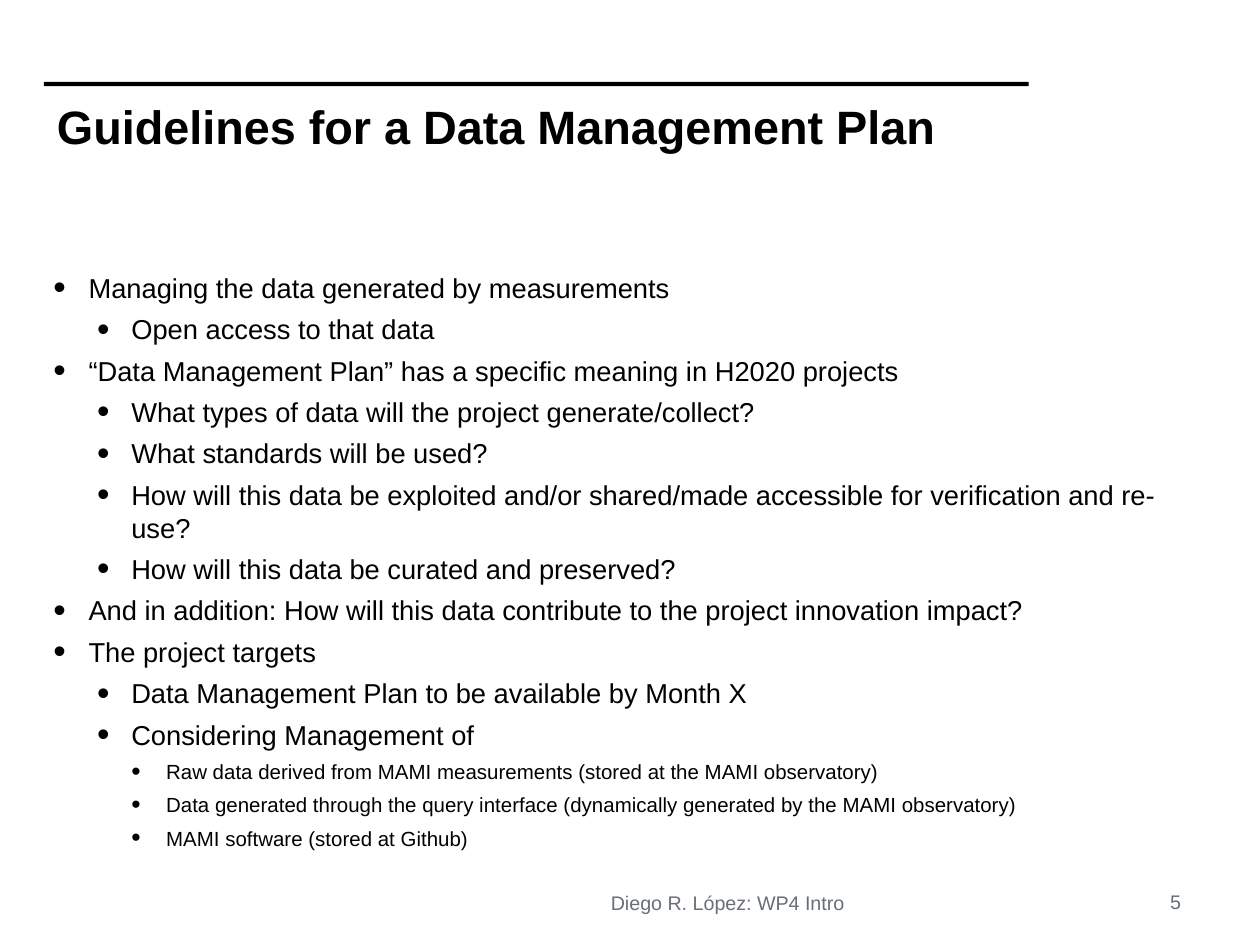
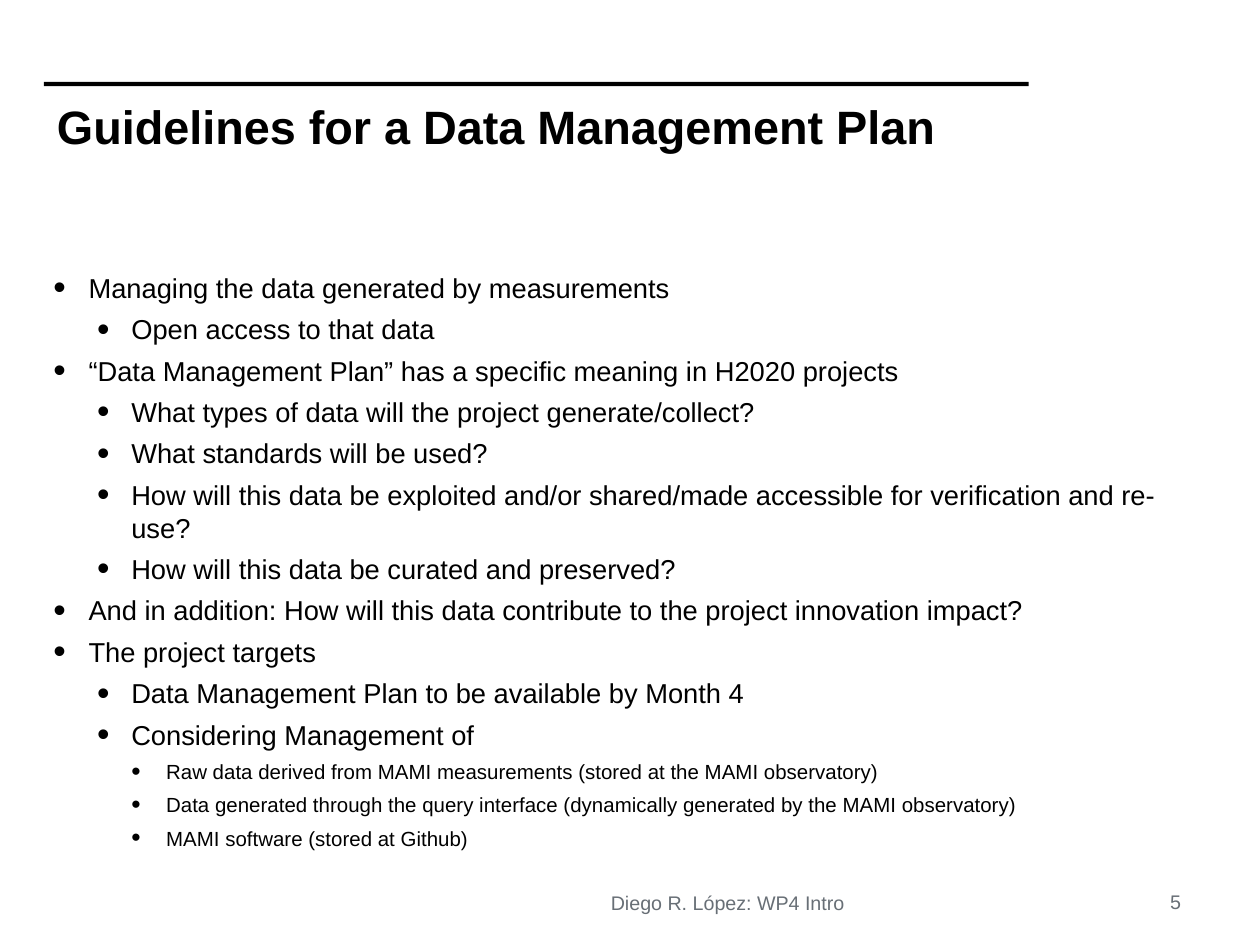
Before and after one commit to mami-project/roadshows, a slide deck: slide 5 of kickoff/WP4IntroToPO.pptx. Drawn at 1260x945 pixels with LibreOffice and Linux fonts; fonts in the diff are those of the drawing; background and template pictures are left out. Boxes give left, top, right and bottom in pixels: in the first picture for what was removed or moved away, otherwise in the second. Text is boxed around its words. In the diff, an @@ line names an element or a change of style, - is before the commit and + after.

```diff
--- a/kickoff/WP4IntroToPO.pptx
+++ b/kickoff/WP4IntroToPO.pptx
@@ text at box(131, 683, 744, 708): text changed @@
-  • Data Management Plan to be available by Month X
+  • Data Management Plan to be available by Month 4
```
Also in this commit, not shown: 1 other file.
